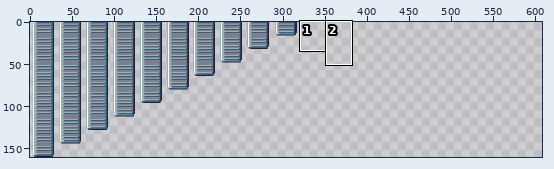
File history of a sprite sheet, src/assets/textures/sideDoor.png. Above, an overview of the earlier version with the close-up marked.
Close-up. Earlier state:
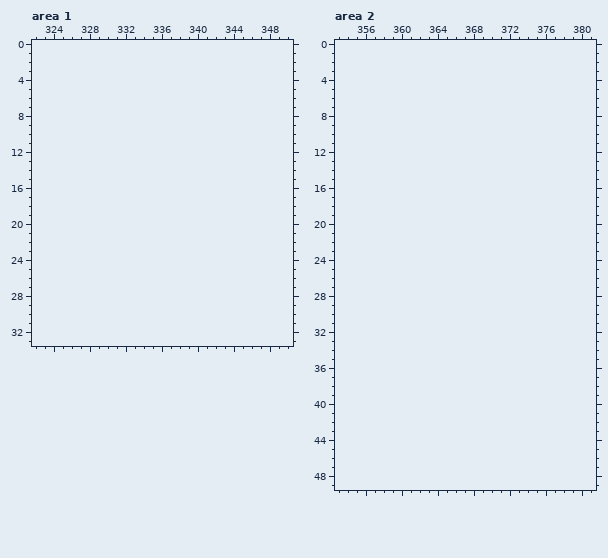
The file is 320x160 pixels. Shown: area 1: x 322..350, y 0..33; area 2: x 353..381, y 0..49. The old version is drawn lined up with the new one, on the new canvas. The commit also changed other parts of the picture, which this record leaves out.
Palette (. is transparent): 
The same view after the edit:
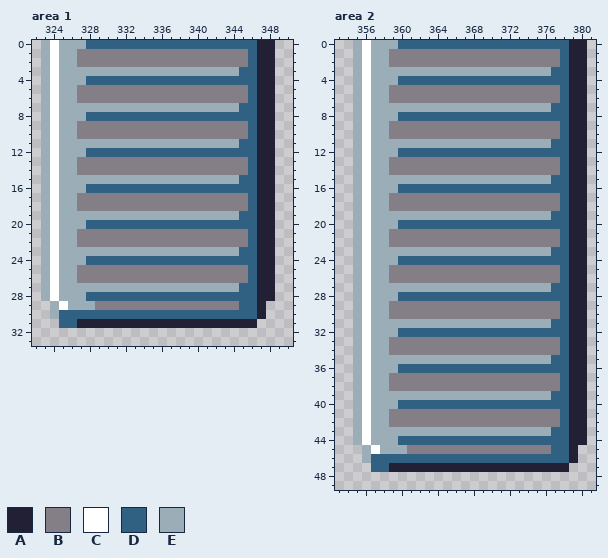
Colours new in this view: A #222034  B #847e87  C #ffffff  D #306082  E #9badb7
Diff:
canvas 320x160 -> 608x160
Area 1:
y 0: x 323..348 .......................... -> ECEEEDDDDDDDDDDDDDDDDDDDAA
y 1..2: x 323..348 .......................... -> ECEEBBBBBBBBBBBBBBBBBBBDAA
y 3: x 323..348 .......................... -> ECEEEEEEEEEEEEEEEEEEEEDDAA
y 4: x 323..348 .......................... -> ECEEEDDDDDDDDDDDDDDDDDDDAA
y 5..6: x 323..348 .......................... -> ECEEBBBBBBBBBBBBBBBBBBBDAA
y 7: x 323..348 .......................... -> ECEEEEEEEEEEEEEEEEEEEEDDAA
y 8: x 323..348 .......................... -> ECEEEDDDDDDDDDDDDDDDDDDDAA
y 9..10: x 323..348 .......................... -> ECEEBBBBBBBBBBBBBBBBBBBDAA
y 11: x 323..348 .......................... -> ECEEEEEEEEEEEEEEEEEEEEDDAA
y 12: x 323..348 .......................... -> ECEEEDDDDDDDDDDDDDDDDDDDAA
y 13..14: x 323..348 .......................... -> ECEEBBBBBBBBBBBBBBBBBBBDAA
y 15: x 323..348 .......................... -> ECEEEEEEEEEEEEEEEEEEEEDDAA
y 16: x 323..348 .......................... -> ECEEEDDDDDDDDDDDDDDDDDDDAA
y 17..18: x 323..348 .......................... -> ECEEBBBBBBBBBBBBBBBBBBBDAA
y 19: x 323..348 .......................... -> ECEEEEEEEEEEEEEEEEEEEEDDAA
y 20: x 323..348 .......................... -> ECEEEDDDDDDDDDDDDDDDDDDDAA
y 21..22: x 323..348 .......................... -> ECEEBBBBBBBBBBBBBBBBBBBDAA
y 23: x 323..348 .......................... -> ECEEEEEEEEEEEEEEEEEEEEDDAA
y 24: x 323..348 .......................... -> ECEEEDDDDDDDDDDDDDDDDDDDAA
y 25..26: x 323..348 .......................... -> ECEEBBBBBBBBBBBBBBBBBBBDAA
y 27: x 323..348 .......................... -> ECEEEEEEEEEEEEEEEEEEEEDDAA
y 28: x 323..348 .......................... -> ECEEEDDDDDDDDDDDDDDDDDDDAA
y 29: x 324..347 ........................ -> ECEEEBBBBBBBBBBBBBBBBDDA
y 30: x 324..347 ........................ -> EDDDDDDDDDDDDDDDDDDDDDDA
y 31: x 325..346 ...................... -> DDAAAAAAAAAAAAAAAAAAAA
Area 2:
y 0: x 355..380 .......................... -> ECEEEDDDDDDDDDDDDDDDDDDDAA
y 1..2: x 355..380 .......................... -> ECEEBBBBBBBBBBBBBBBBBBBDAA
y 3: x 355..380 .......................... -> ECEEEEEEEEEEEEEEEEEEEEDDAA
y 4: x 355..380 .......................... -> ECEEEDDDDDDDDDDDDDDDDDDDAA
y 5..6: x 355..380 .......................... -> ECEEBBBBBBBBBBBBBBBBBBBDAA
y 7: x 355..380 .......................... -> ECEEEEEEEEEEEEEEEEEEEEDDAA
y 8: x 355..380 .......................... -> ECEEEDDDDDDDDDDDDDDDDDDDAA
y 9..10: x 355..380 .......................... -> ECEEBBBBBBBBBBBBBBBBBBBDAA
y 11: x 355..380 .......................... -> ECEEEEEEEEEEEEEEEEEEEEDDAA
y 12: x 355..380 .......................... -> ECEEEDDDDDDDDDDDDDDDDDDDAA
y 13..14: x 355..380 .......................... -> ECEEBBBBBBBBBBBBBBBBBBBDAA
y 15: x 355..380 .......................... -> ECEEEEEEEEEEEEEEEEEEEEDDAA
y 16: x 355..380 .......................... -> ECEEEDDDDDDDDDDDDDDDDDDDAA
y 17..18: x 355..380 .......................... -> ECEEBBBBBBBBBBBBBBBBBBBDAA
y 19: x 355..380 .......................... -> ECEEEEEEEEEEEEEEEEEEEEDDAA
y 20: x 355..380 .......................... -> ECEEEDDDDDDDDDDDDDDDDDDDAA
y 21..22: x 355..380 .......................... -> ECEEBBBBBBBBBBBBBBBBBBBDAA
y 23: x 355..380 .......................... -> ECEEEEEEEEEEEEEEEEEEEEDDAA
y 24: x 355..380 .......................... -> ECEEEDDDDDDDDDDDDDDDDDDDAA
y 25..26: x 355..380 .......................... -> ECEEBBBBBBBBBBBBBBBBBBBDAA
y 27: x 355..380 .......................... -> ECEEEEEEEEEEEEEEEEEEEEDDAA
y 28: x 355..380 .......................... -> ECEEEDDDDDDDDDDDDDDDDDDDAA
y 29..30: x 355..380 .......................... -> ECEEBBBBBBBBBBBBBBBBBBBDAA
y 31: x 355..380 .......................... -> ECEEEEEEEEEEEEEEEEEEEEDDAA
y 32: x 355..380 .......................... -> ECEEEDDDDDDDDDDDDDDDDDDDAA
y 33..34: x 355..380 .......................... -> ECEEBBBBBBBBBBBBBBBBBBBDAA
y 35: x 355..380 .......................... -> ECEEEEEEEEEEEEEEEEEEEEDDAA
y 36: x 355..380 .......................... -> ECEEEDDDDDDDDDDDDDDDDDDDAA
y 37..38: x 355..380 .......................... -> ECEEBBBBBBBBBBBBBBBBBBBDAA
y 39: x 355..380 .......................... -> ECEEEEEEEEEEEEEEEEEEEEDDAA
y 40: x 355..380 .......................... -> ECEEEDDDDDDDDDDDDDDDDDDDAA
y 41..42: x 355..380 .......................... -> ECEEBBBBBBBBBBBBBBBBBBBDAA
y 43: x 355..380 .......................... -> ECEEEEEEEEEEEEEEEEEEEEDDAA
y 44: x 355..380 .......................... -> ECEEEDDDDDDDDDDDDDDDDDDDAA
y 45: x 356..379 ........................ -> ECEEEBBBBBBBBBBBBBBBBDDA
y 46: x 356..379 ........................ -> EDDDDDDDDDDDDDDDDDDDDDDA
y 47: x 357..378 ...................... -> DDAAAAAAAAAAAAAAAAAAAA
Where, in picture pixels (left, top, right, bottom), the same in both close-ups:
added: (41, 40, 275, 328)
added: (353, 40, 587, 472)
